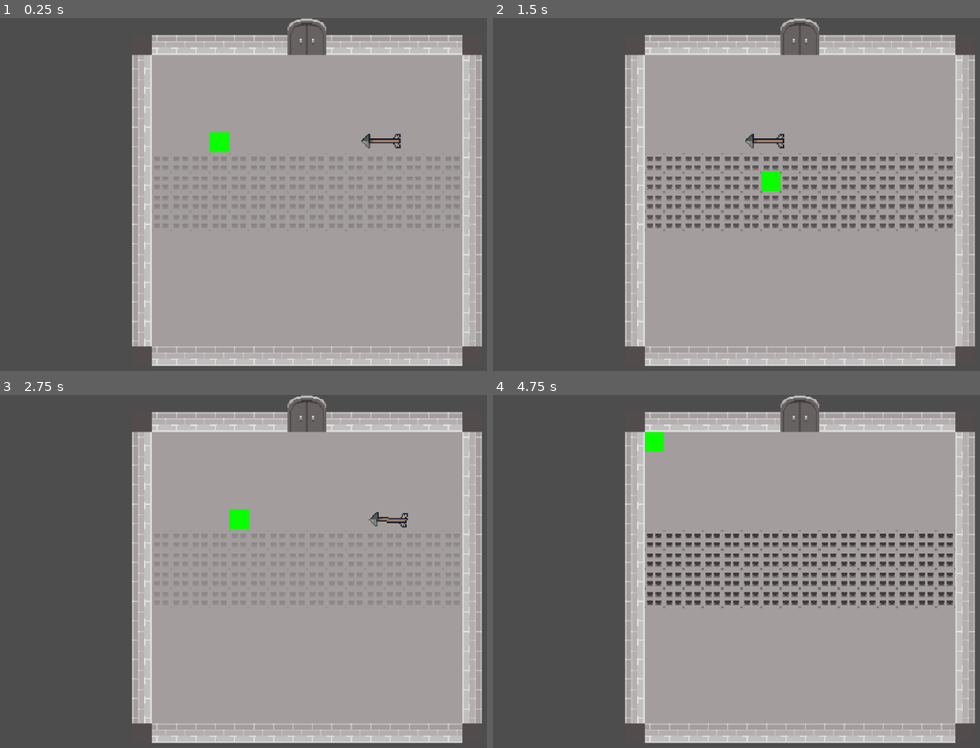
Above: before the commit, frames 1-4 (two rows, left to right).
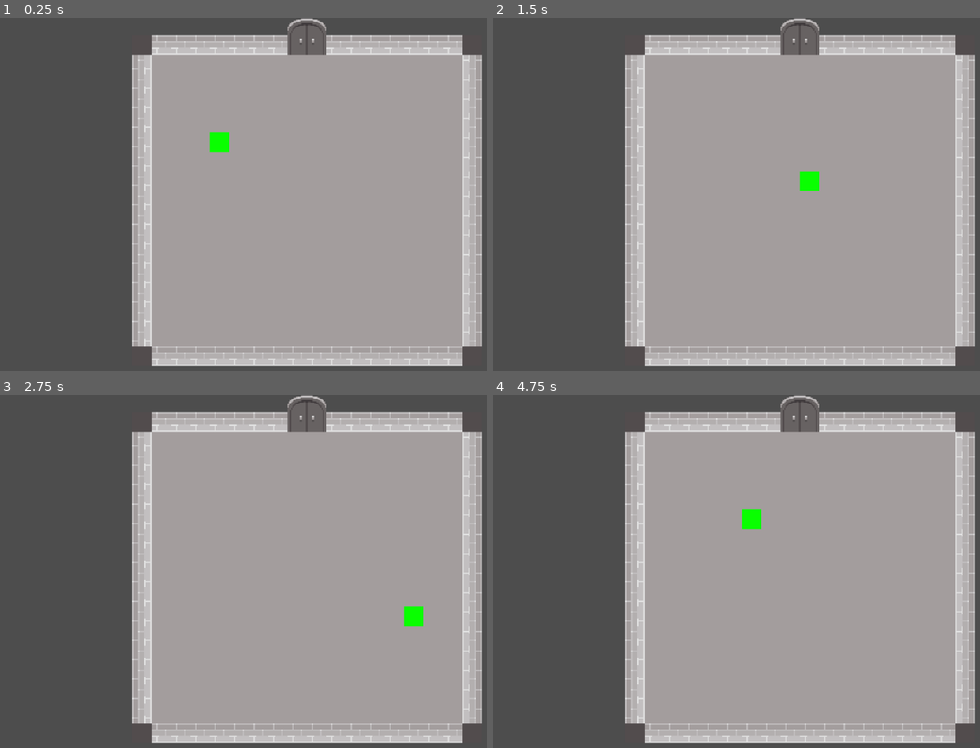
Above: after the commit, the same moments.

Repository: rddtz/gamejamplus
Game: Godot game, scene res://scenes/main.tscn
Same seed, same stepped clock (60 frames per second), same inputs: the game is played once before the commit and once after it.
Inputs:
- Up to frame 1 (0.25 s): no input
- Up to frame 2 (1.5 s): hold Right (RIGHT) 0.53-1.28 s; hold S (DOWN) from 1.28 s (still down)
- Up to frame 3 (2.75 s): release S (DOWN) at 2.03 s; hold Right (RIGHT) from 2.03 s (still down)
- Up to frame 4 (4.75 s): release Right (RIGHT) at 2.78 s; hold W (UP) 2.78-3.53 s; hold A (LEFT) from 3.53 s (still down)

The runs differ from the first frame. In frame 1, 2.4% of the frame differs, in the area x 31-95%, y 32-60%; in frame 2, 5.0%; in frame 3, 0.6%; in frame 4, 5.2%, in the area x 31-95%, y 10-61%.

Commit message:
screenshake

Diff:
--- a/plus/scenes/main.tscn
+++ b/plus/scenes/main.tscn
@@ -1,20 +1,23 @@
-[gd_scene load_steps=7 format=3 uid="uid://c62vvxatsst46"]
+[gd_scene load_steps=6 format=3 uid="uid://c62vvxatsst46"]
 
 [ext_resource type="PackedScene" uid="uid://bqqfwtxj0i78a" path="res://scenes/mapa_exemplo.tscn" id="1_dnd6x"]
 [ext_resource type="PackedScene" uid="uid://cuxa2y5u7l0y2" path="res://scenes/player.tscn" id="2_1m067"]
 [ext_resource type="PackedScene" uid="uid://dd5cfxjs31fh6" path="res://scenes/menu_pause.tscn" id="3_dm2on"]
 [ext_resource type="PackedScene" uid="uid://dmw2g5mla1o18" path="res://scenes/crt.tscn" id="4_na3c3"]
-[ext_resource type="PackedScene" uid="uid://cxwj846bjca2" path="res://scenes/armadilha-chao.tscn" id="5_5gg6g"]
-[ext_resource type="PackedScene" uid="uid://c7ihtsplmerbl" path="res://scenes/flecha.tscn" id="6_guc22"]
+[ext_resource type="PackedScene" uid="uid://cxy7ohkpuha2b" path="res://scenes/screenshake.tscn" id="6_s0a3e"]
 
 [node name="main" type="Node2D"]
 process_mode = 1
 
+[node name="Camera2D" type="Camera2D" parent="."]
+position = Vector2(221, 184)
+zoom = Vector2(2.2, 2.2)
+
+[node name="Screenshake" parent="Camera2D" node_paths=PackedStringArray("cam") instance=ExtResource("6_s0a3e")]
+cam = NodePath("..")
+
 [node name="Mapa_exemplo" parent="." instance=ExtResource("1_dnd6x")]
 position = Vector2(116, 99)
-
-[node name="Armadilha-chao" parent="." instance=ExtResource("5_5gg6g")]
-position = Vector2(212, 204)
 
 [node name="Player" parent="." instance=ExtResource("2_1m067")]
 position = Vector2(90, 109)
@@ -27,21 +30,3 @@
 
 [node name="CRT" parent="." instance=ExtResource("4_na3c3")]
 visible = false
-
-[node name="Camera2D" type="Camera2D" parent="."]
-position = Vector2(221, 184)
-zoom = Vector2(2.2, 2.2)
-
-[node name="Armadilha-chao2" parent="." instance=ExtResource("5_5gg6g")]
-position = Vector2(212, 188)
-
-[node name="Armadilha-chao3" parent="." instance=ExtResource("5_5gg6g")]
-position = Vector2(212, 172)
-
-[node name="Armadilha-chao4" parent="." instance=ExtResource("5_5gg6g")]
-position = Vector2(212, 156)
-
-[node name="Flecha" parent="." instance=ExtResource("6_guc22")]
-position = Vector2(318, 140)
-direction = 180
-speed = 180.0
--- /dev/null
+++ b/plus/scenes/screenshake.tscn
@@ -0,0 +1,6 @@
+[gd_scene load_steps=2 format=3 uid="uid://cxy7ohkpuha2b"]
+
+[ext_resource type="Script" path="res://scripts/screenshake.gd" id="1_30amb"]
+
+[node name="Screenshake" type="Node"]
+script = ExtResource("1_30amb")
--- a/plus/scripts/global.gd
+++ b/plus/scripts/global.gd
@@ -1,5 +1,7 @@
 extends Node
 
+var shake := false
+var shake_force := 5.0
 var paused
 
 # Called when the node enters the scene tree for the first time.
@@ -10,3 +12,7 @@
 # Called every frame. 'delta' is the elapsed time since the previous frame.
 func _process(delta: float) -> void:
 	pass
+
+func screen_shake(force : float):
+	shake = true
+	shake_force = force
--- a/plus/scripts/player.gd
+++ b/plus/scripts/player.gd
@@ -42,4 +42,5 @@
 
 func _on_dano_area_entered(area: Area2D) -> void:
 	print(area.name)
-	get_tree().reload_current_scene()
+	Global.screen_shake(10.0)
+	#get_tree().reload_current_scene()
--- /dev/null
+++ b/plus/scripts/screenshake.gd
@@ -0,0 +1,25 @@
+extends Node
+
+@export var cam : Camera2D
+
+var shake := 0
+
+# Called when the node enters the scene tree for the first time.
+func _ready() -> void:
+	pass # Replace with function body.
+
+
+# Called every frame. 'delta' is the elapsed time since the previous frame.
+func _process(delta: float) -> void:
+	if Global.shake:
+		shake = Global.shake_force
+		Global.shake = false
+
+	if shake != 0.0:
+		cam.offset = Vector2(randf_range(-shake, shake), randf_range(-shake, shake))
+		shake *= .95
+	else:
+		cam.offset = Vector2(0, 0)
+
+func _physics_process(delta: float) -> void:
+	pass
Binary file added: plus/assets/Gate_animation.png
Not shown, added: plus/assets/Gate_animation.png.import
